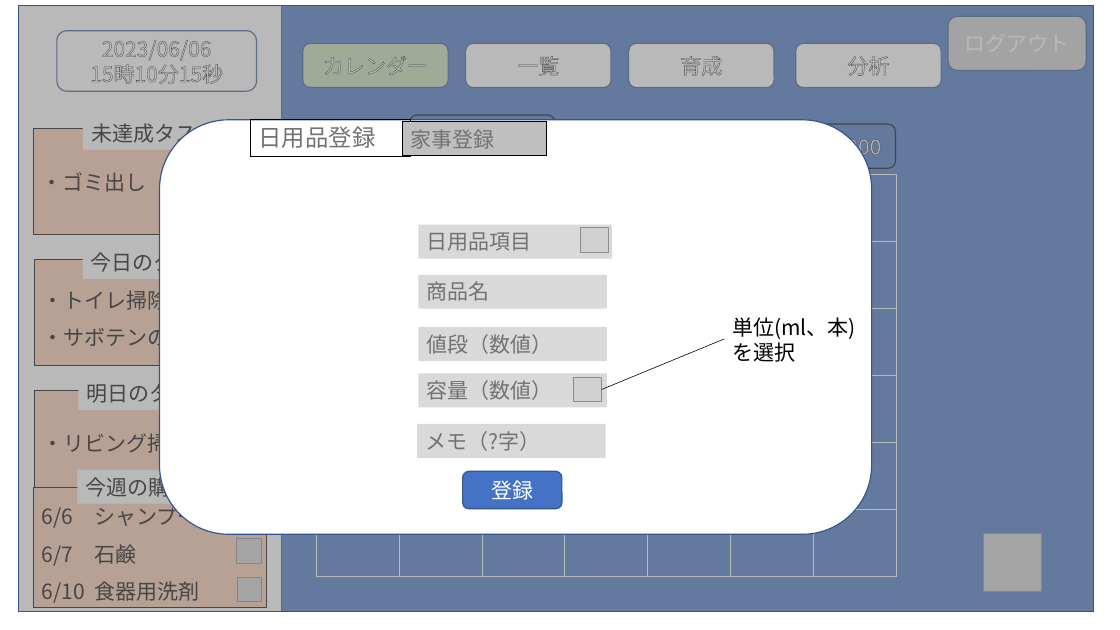
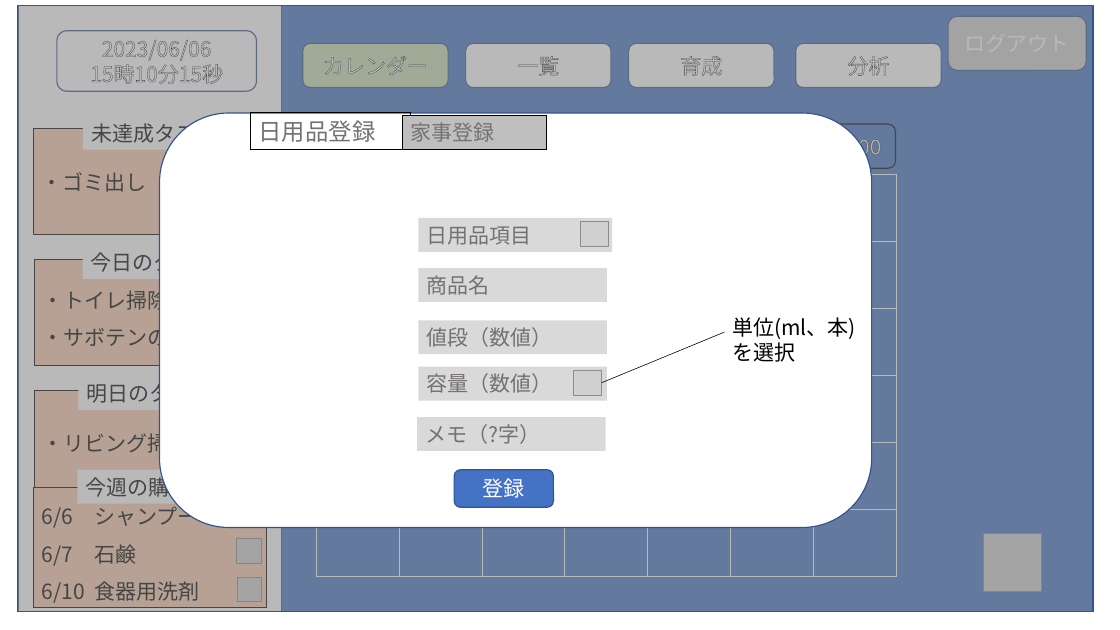
Before and after one commit to dojo2023/A-5, a slide deck: slide 7 of doc/外部設計_プレゼン.pptx. Drawn at 1120x630 pixels with LibreOffice and Linux fonts; fonts in the diff are those of the drawing; grey boxes stand for pictures. Boxes give left, top, right and bottom in pixels: in the first picture for what was removed or moved away, otherwise in the second. Text is boxed around its words. In the diff, an @@ line names an element or a change of style, - is before the commit and + after.

```diff
--- a/doc/外部設計_プレゼン.pptx
+++ b/doc/外部設計_プレゼン.pptx
@@ rounded rectangle removed at bbox=[410, 115, 555, 160] @@
-2023/06
@@ picture removed at bbox=[574, 119, 605, 150] @@
@@ 7 rectangles, 2 pictures, 1 rounded rectangle, 1 line: place and size @@
-7 rectangles, 2 pictures, 1 rounded rectangle, 1 line at bbox=[160, 119, 872, 534]
+7 rectangles, 2 pictures, 1 rounded rectangle, 1 line at bbox=[160, 113, 872, 528]
@@ rounded rectangle "登録": place and size @@
-rounded rectangle "登録" at bbox=[463, 471, 562, 509]
+rounded rectangle "登録" at bbox=[455, 470, 554, 507]
```
Also in this commit, not shown: 3 other slides changed.
